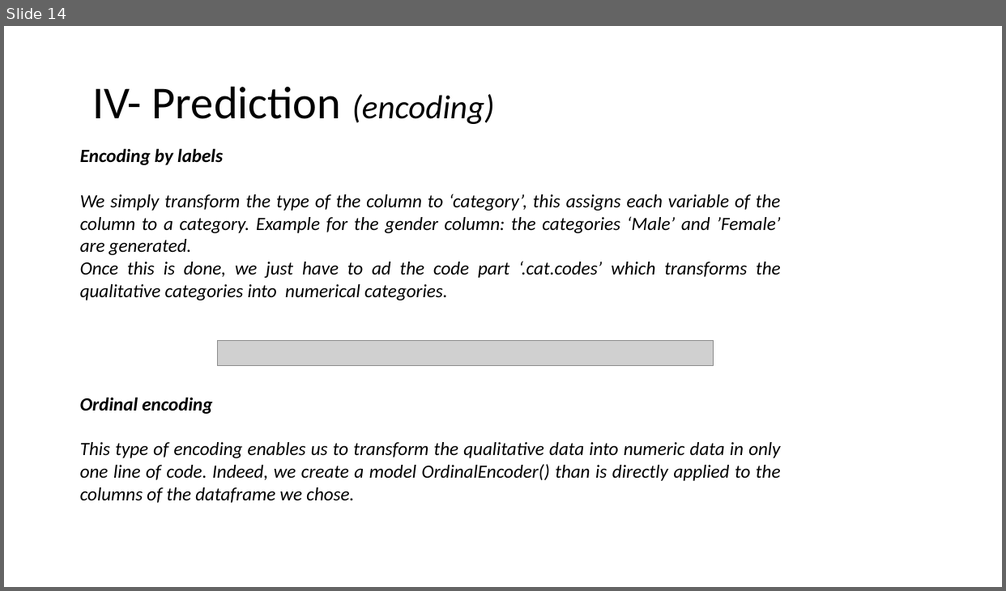
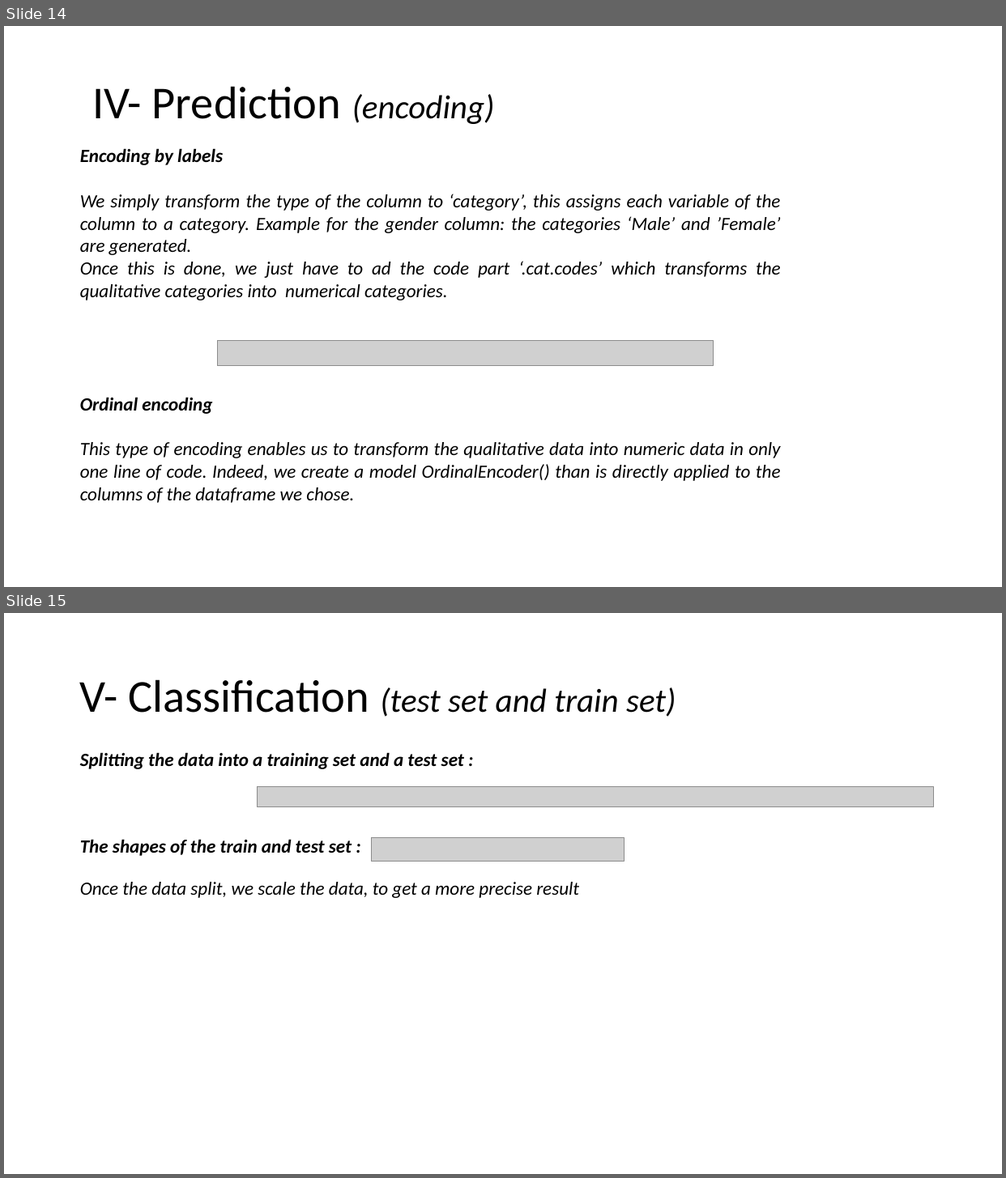
Before and after one commit to Leodespt/Projet_Python, a slide deck: Presentation_Python.pptx. Shown one above the other, each under a label of ours: slide 14 before the commit, slides 14 and 15 after it. The pictures are 1006x591 and 1006x1178 pixels, drawn with LibreOffice and Linux fonts; fonts in the diff are those of the drawing; grey boxes stand for pictures. Boxes give left, top, right and bottom in pixels: in the first picture for what was removed or moved away, otherwise in the second. Text is boxed around its words. In the diff, an @@ line names an element or a change of style, - is before the commit and + after.

```diff
--- a/Presentation_Python.pptx
+++ b/Presentation_Python.pptx
@@ slide 15 added at (4,613,1002,1174), background #FFFFFF @@
@@ title added at (80,679,676,717), 32 pt, text #000000, italic @@
+V- Classification (test set and train set)
@@ text added at (80,752,464,769), 18 pt, text #000000, bold, italic @@
+Splitting the data into a training set and a test set :
@@ picture added at (258,786,934,807) @@
@@ text added at (80,839,351,856), 18 pt, text #000000, bold, italic @@
+The shapes of the train and test set :
@@ picture added at (371,837,624,862) @@
@@ text added at (80,882,579,898), 18 pt, text #000000, italic @@
+Once the data split, we scale the data, to get a more precise result
```
Also in this commit, not shown: 4 slides changed, 4 other slides added.
